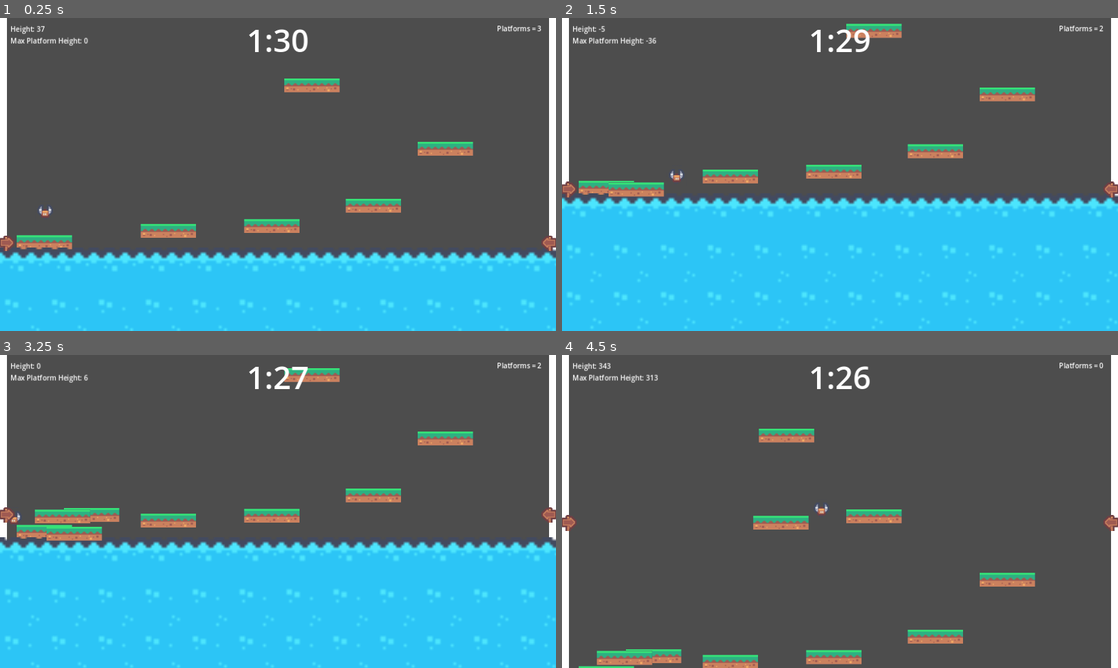
Above: before the commit, frames 1-4 (two rows, left to right).
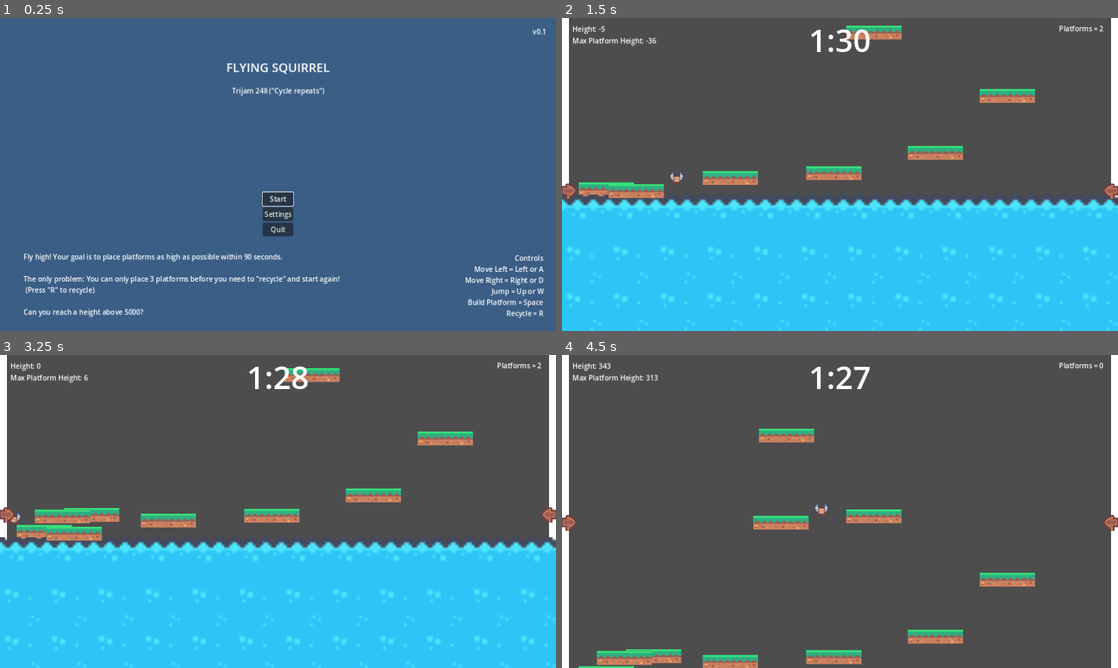
Above: after the commit, the same moments.

Repository: nathanleiby/trijam-248
Game: Godot game, scene res://main_menu/main_menu.tscn
Two runs of this game, one before a commit and one after it. Both use one fixed random seed, a clock stepped at 60 frames per second and the inputs below. Before the commit the project starts from res://gameplay/gameplay.tscn.
Inputs (mouse positions are in pixels of both pictures, inside the frame that each line leads up to):
- Up to frame 1 (0.25 s): no input
- Up to frame 2 (1.5 s): click (840, 199) at 0.5 s, where only the run after the commit has a clickable "Start"; hold Right (walk_right) from 1.28 s (still down); tap Space (place_platform) at 1.35 s
- Up to frame 3 (3.25 s): tap Up (jump) at 1.52, 2.27 s; tap Space (place_platform) at 2.1, 2.85 s; release Right (walk_right) at 2.78 s; hold Left (walk_left) from 2.78 s (still down)
- Up to frame 4 (4.5 s): release Left (walk_left) at 3.53 s; hold Right (walk_right) from 3.53 s (still down); tap Space (place_platform) at 3.6, 4.35 s; tap Up (jump) at 3.77 s

The runs differ from the first frame. In frame 1, 100% of the frame differs, in the area x 0-100%, y 0-100%; in frame 2, 3.5%; in frame 3, 0.1%; in frame 4, 0.1%.

Commit message:
fix main scene. add gameplay instructions to home

Diff:
--- a/main_menu/main_menu.tscn
+++ b/main_menu/main_menu.tscn
@@ -33,7 +33,7 @@
 offset_bottom = 135.0
 grow_horizontal = 2
 theme_type_variation = &"HeaderLarge"
-text = "YOUR GAME"
+text = "FLYING SQUIRREL"
 horizontal_alignment = 1
 
 [node name="Credit" type="Label" parent="."]
@@ -46,28 +46,35 @@
 offset_right = 59.5
 offset_bottom = 182.0
 grow_horizontal = 2
-text = "A game by YOU"
+text = "Trijam 248 (\"Cycle repeats\")"
 
 [node name="Controls" type="Label" parent="."]
 layout_mode = 0
 offset_left = 843.0
-offset_top = 573.0
+offset_top = 541.0
 offset_right = 1251.0
-offset_bottom = 677.0
-text = "CONTROLS
-Move: WASD | Accept: J | Cancel: K | Pause: P
-Move: Arrow Keys | Accept: Z | Cancel: Z | Pause: Esc
-Gamepads work too!"
+offset_bottom = 697.0
+text = "Controls
+  Move Left = Left or A
+  Move Right = Right or D
+  Jump = Up or W
+  Build Platform = Space
+  Recycle = R"
 horizontal_alignment = 2
 
 [node name="Instructions" type="Label" parent="."]
 layout_mode = 0
 offset_left = 54.0
-offset_top = 570.0
-offset_right = 365.0
-offset_bottom = 674.0
-text = "INSTRUCTIONS
-Collect all the things!"
+offset_top = 538.0
+offset_right = 945.0
+offset_bottom = 699.0
+text = "Fly high! Your goal is to place platforms as high as possible within 90 seconds.
+
+The only problem: You can only place 3 platforms before you need to \"recycle\" and start again!
+ (Press \"R\" to recycle)
+
+Can you reach a height above 5000?"
+autowrap_mode = 3
 
 [node name="Version" type="Label" parent="."]
 layout_mode = 0
--- a/project.godot
+++ b/project.godot
@@ -12,7 +12,7 @@
 
 config/name="Flying Squirrel"
 config/description="[Add your description here!]"
-run/main_scene="res://gameplay/gameplay.tscn"
+run/main_scene="res://main_menu/main_menu.tscn"
 config/features=PackedStringArray("4.1", "Mobile")
 config/icon="res://assets/icon.svg"
 
